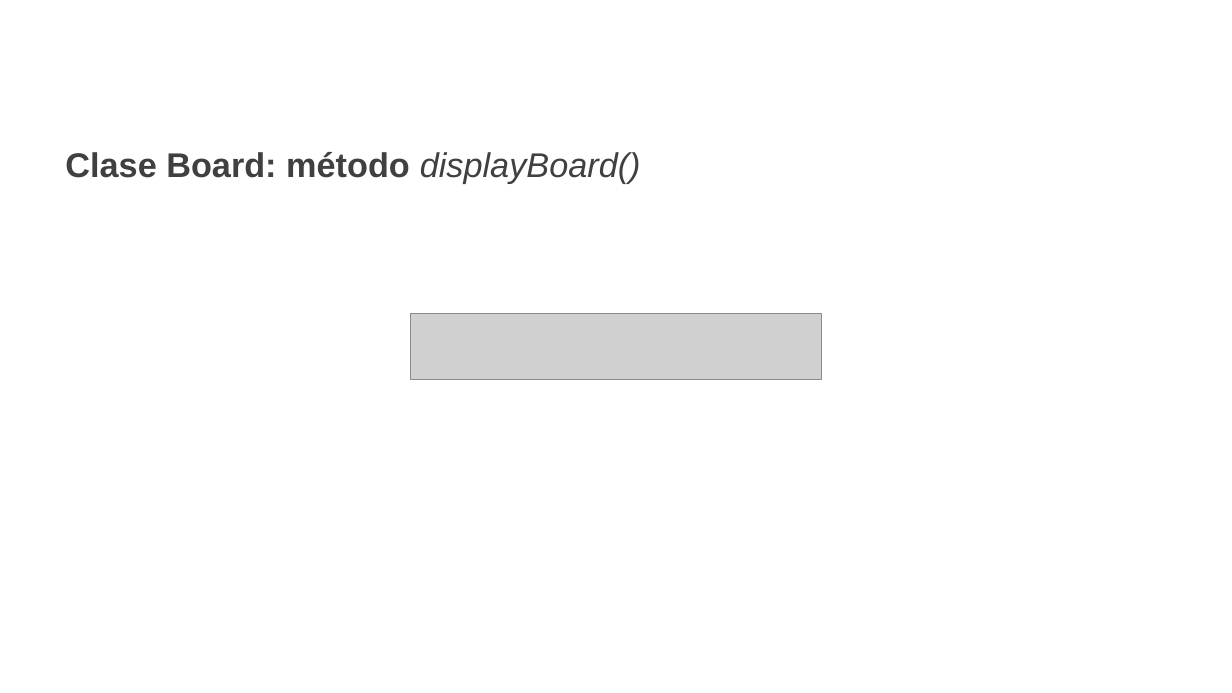
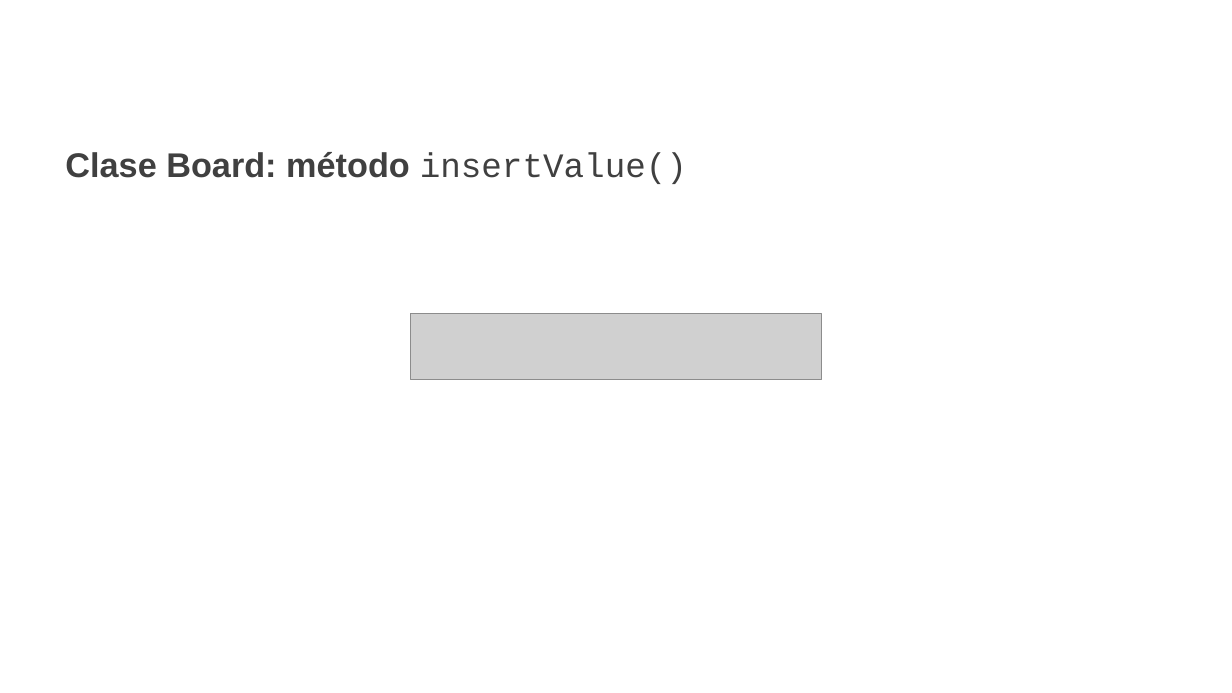
Before and after one commit to estebanarivasv/NavalBattle, a slide deck: slide 17 of Presentación.pptx (slide 18 before the commit). Drawn at 1232x693 pixels with LibreOffice and Linux fonts; fonts in the diff are those of the drawing; grey boxes stand for pictures; background and template pictures are left out. Boxes give left, top, right and bottom in pixels: in the first picture for what was removed or moved away, otherwise in the second. Text is boxed around its words. In the diff, an @@ line names an element or a change of style, - is before the commit and + after.

```diff
--- a/Presentación.pptx
+++ b/Presentación.pptx
@@ text at [65,152,687,184]: text changed @@
-Clase Board: método displayBoard()
+Clase Board: método insertValue()
```
Also in this commit, not shown: 17 other slides changed, 1 slide removed, 1 other file.
